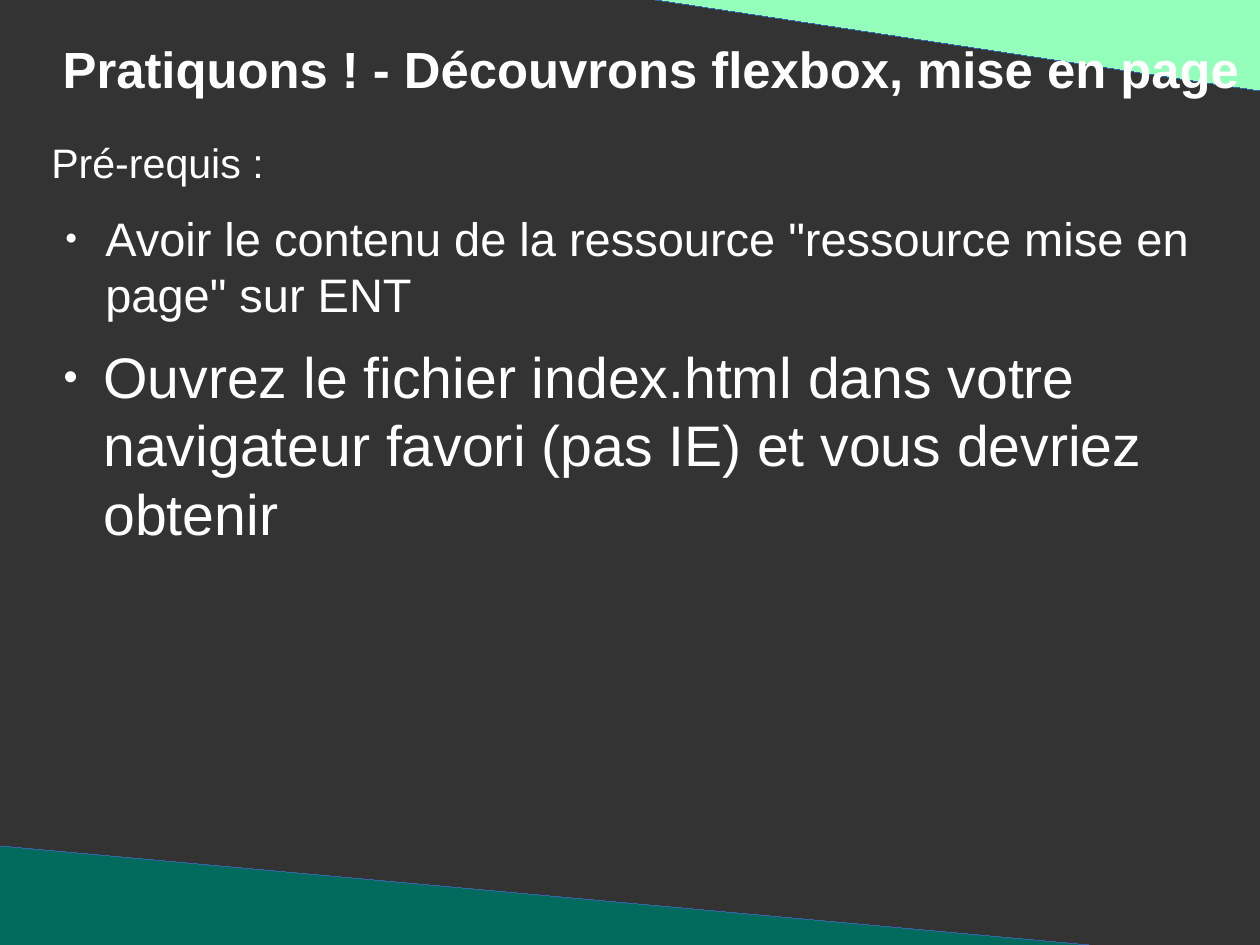
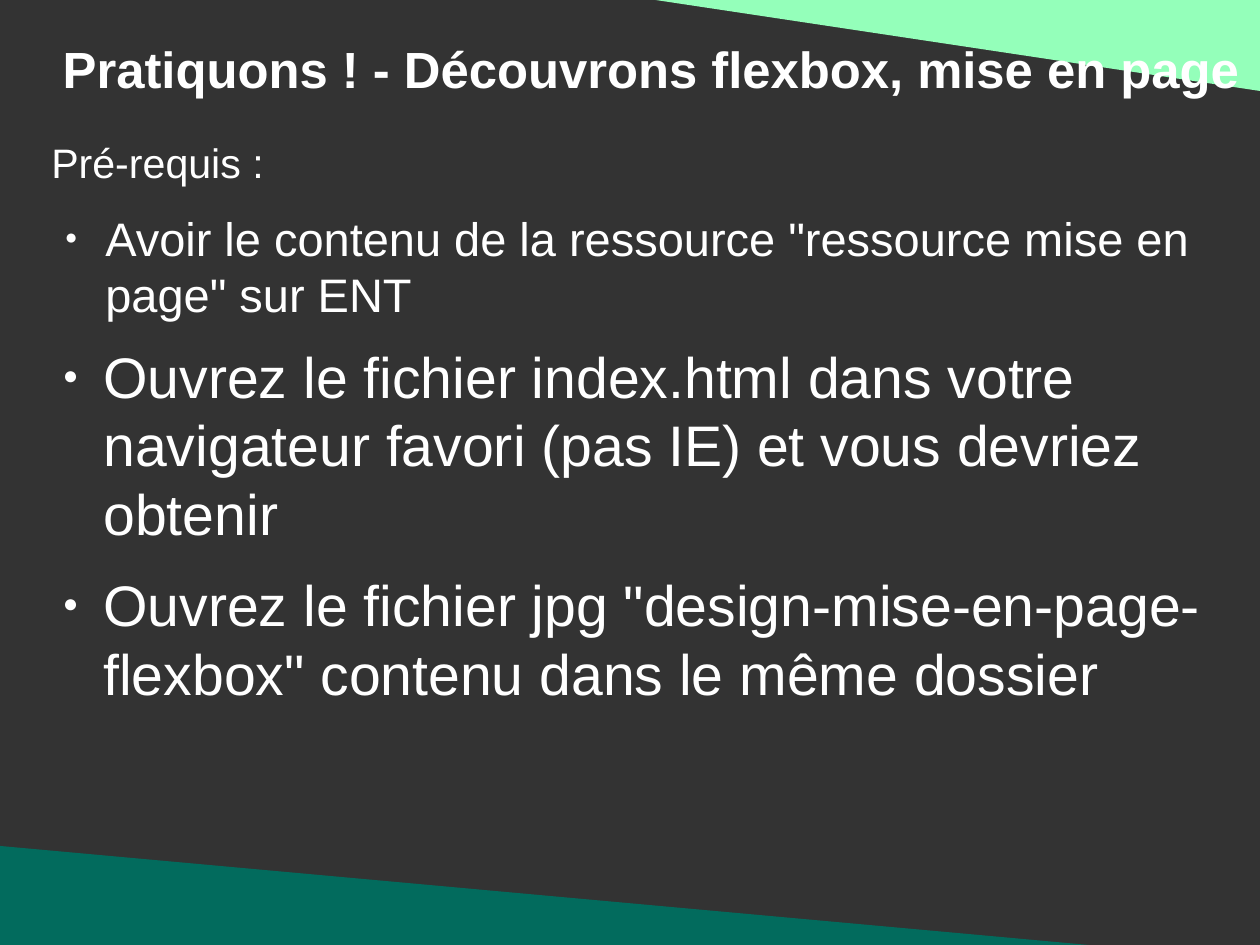
Before and after one commit to DanYellow/presentations, a slide deck: slide 100 of mmi/html/travaux-pratiques/numero-2/presentation.odp. Drawn at 1260x945 pixels with LibreOffice and Linux fonts; fonts in the diff are those of the drawing. Boxes give left, top, right and bottom in pixels: in the first picture for what was removed or moved away, otherwise in the second. Text is boxed around its words. In the diff, an @@ line names an element or a change of style, - is before the commit and + after.

```diff
--- a/mmi/html/travaux-pratiques/numero-2/presentation.odp
+++ b/mmi/html/travaux-pratiques/numero-2/presentation.odp
@@ right triangle at (x1=611, y1=0, x2=1260, y2=91): outline #3465A4 0 pt to none @@
@@ text at (x1=103, y1=584, x2=1200, y2=696): paragraph added @@
+● Ouvrez le fichier jpg "design-mise-en-page-flexbox" contenu dans le même dossier
@@ right triangle at (x1=0, y1=846, x2=1178, y2=945): outline #3465A4 0 pt to none @@
```
Also in this commit, not shown: 4 other slides changed, 3 slides added, 3 other files.
